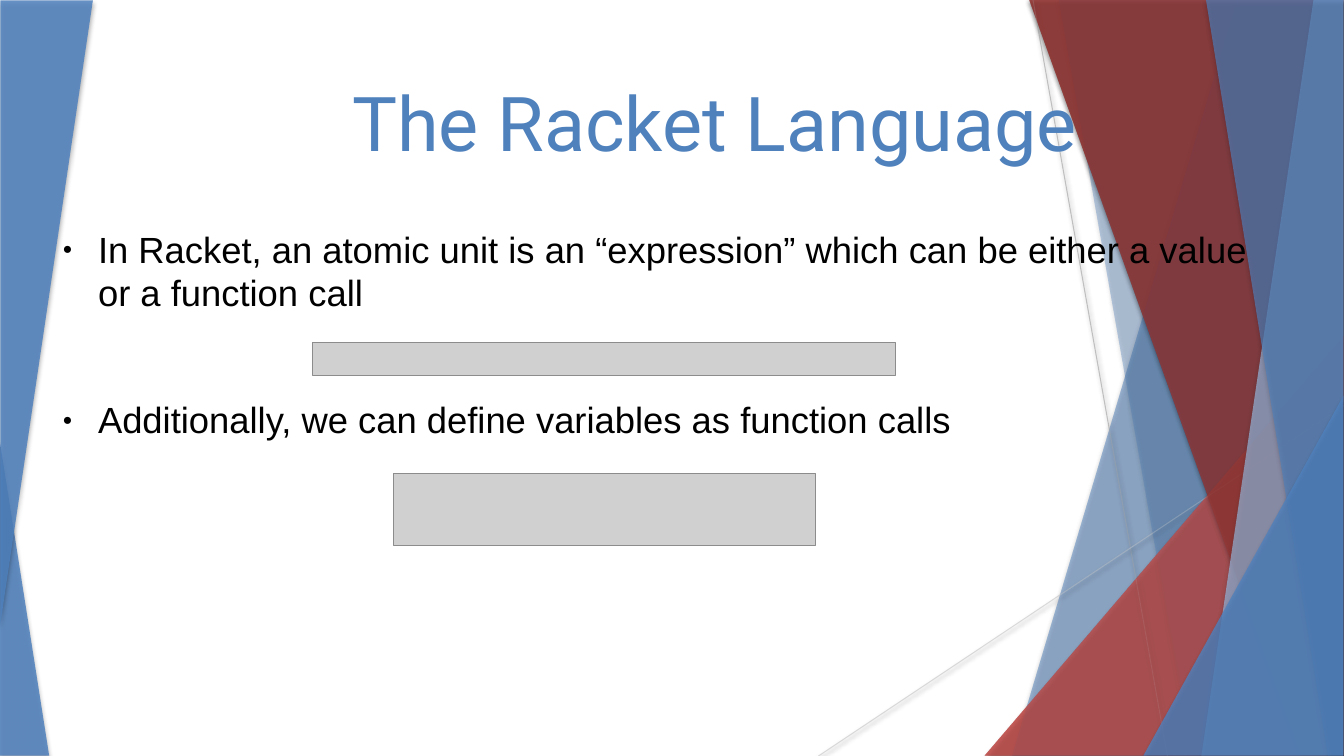
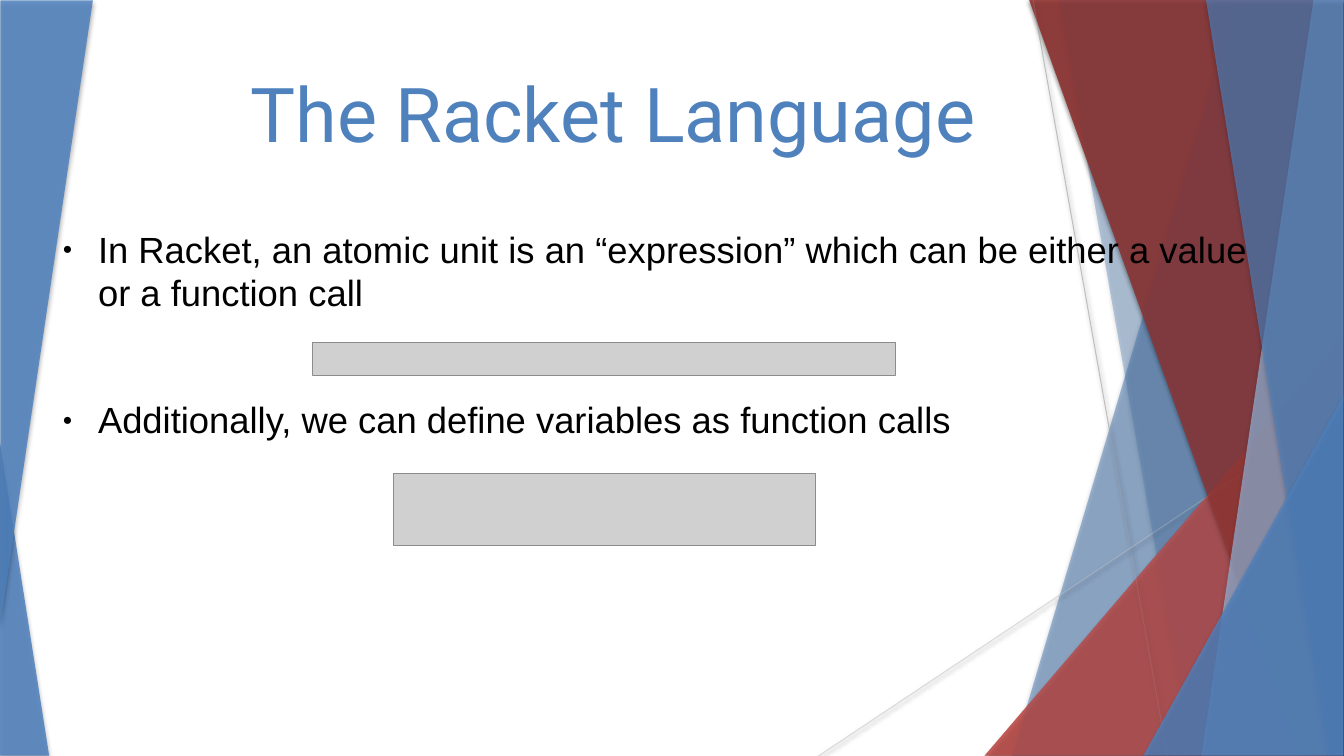
Before and after one commit to stevester94/CSC201_Project, a slide deck: slide 7 of CSC201Sec3Proj3Team4.pptx. Drawn at 1344x756 pixels with LibreOffice and Linux fonts; fonts in the diff are those of the drawing; grey boxes stand for pictures. Boxes give left, top, right and bottom in pixels: in the first picture for what was removed or moved away, otherwise in the second. Text is boxed around its words. In the diff, an @@ line names an element or a change of style, - is before the commit and + after.

```diff
--- a/CSC201Sec3Proj3Team4.pptx
+++ b/CSC201Sec3Proj3Team4.pptx
@@ text "The Racket Language" rewrapped from (x1=352, y1=82, x2=1077, y2=169) to (x1=250, y1=85, x2=975, y2=158) @@
```
Also in this commit, not shown: 12 other slides changed.
